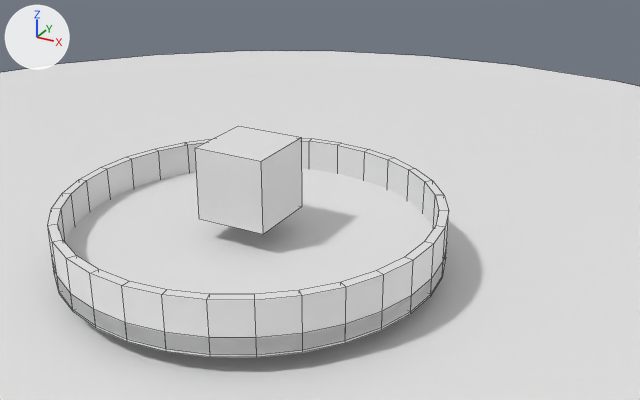
The Blender file scenes/tart.blend: old version first, new version second.
Before and after are seen from a camera (50 mm lens) standing at (12.13, -18.22, 10.8) and looking at (2.39, -0.51, 1.95). The axes (+X, +Y, +Z) are drawn at upper left. The lights are the same throughout. Mesh edges are drawn as thin lines.

Objects in the first picture: 'Background', 'Fruit', 'TartBase', 'TartShell'.
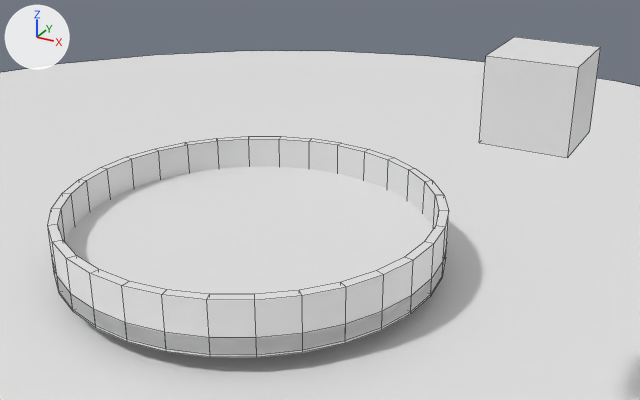
Changed parts and their boxes (x1, y1, x2, y2) in the pictures (640 x 400 px):
'Fruit', moved, rescaled (14% wider, 12% taller): before (195, 126, 302, 234); after (479, 37, 601, 158)

The change, as a list of edits to the scene's bpy script:
```text
Change ob_fruit:
    ob_fruit.location: (0.0, 0.0, 1.88) -> (8.41, -3.75, 6.4)
    ob_fruit.scale: (1.0, 1.0, 1.0) -> (0.75, 0.75, 0.75)
```
